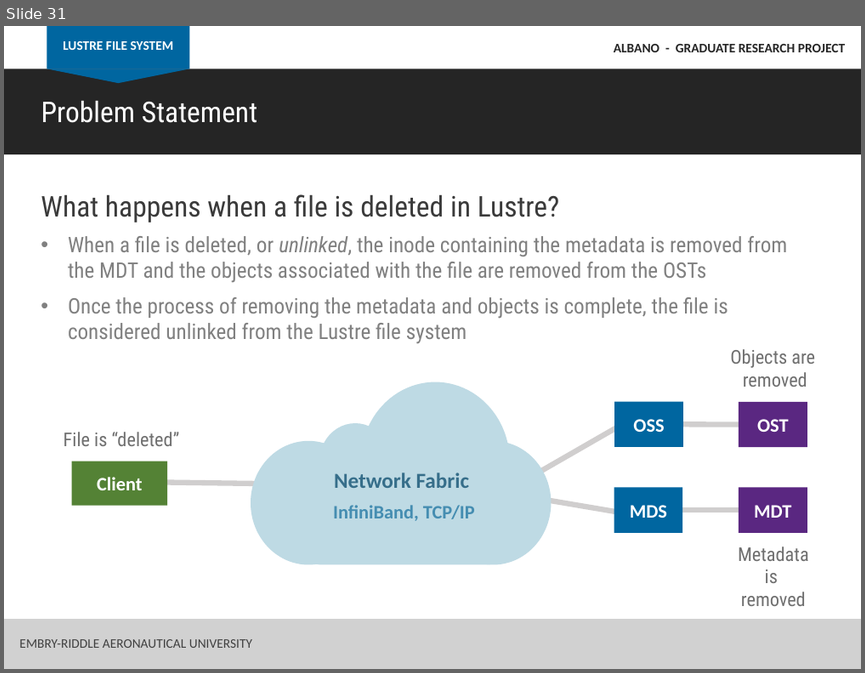
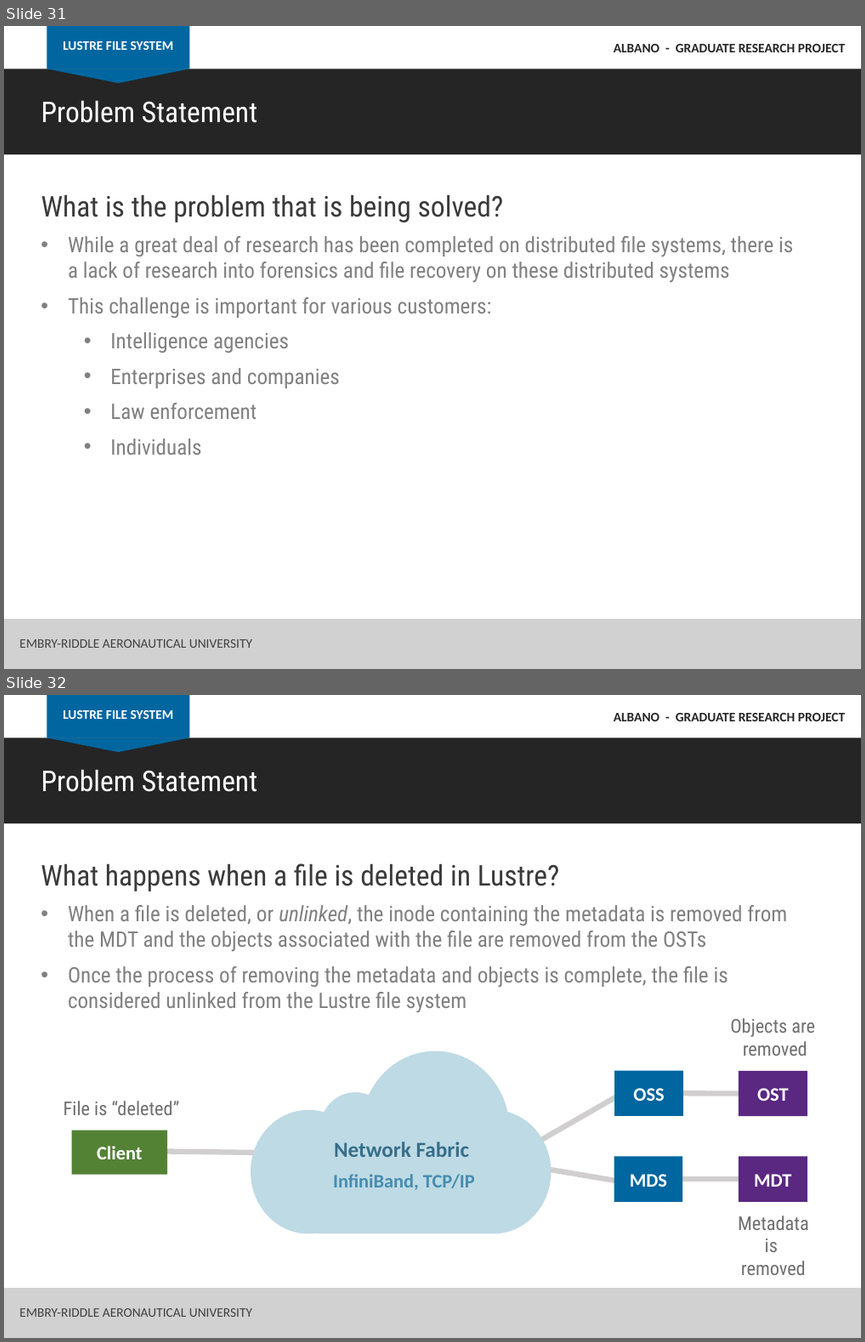
Before and after one commit to albanoj2/grp, a slide deck: docs/Albano_GRP_presentation.pptx. Shown one above the other, each under a label of ours: slide 31 before the commit, slides 31 and 32 after it. The pictures are 865x673 and 865x1342 pixels, drawn with LibreOffice and Linux fonts; fonts in the diff are those of the drawing. Boxes give left, top, right and bottom in pixels: in the first picture for what was removed or moved away, otherwise in the second. Text is boxed around its words. In the diff, an @@ line names an element or a change of style, - is before the commit and + after.

Commit message:
Added PPT corrections suggested by Dr. Seker

```diff
--- a/docs/Albano_GRP_presentation.pptx
+++ b/docs/Albano_GRP_presentation.pptx
@@ slide 31 added at bbox=[4, 26, 861, 669], background #FFFFFF @@
@@ rectangle added at bbox=[46, 26, 190, 68], fill #0066A0 @@
@@ text added at bbox=[63, 41, 174, 50], 11 pt, text #FFFFFF, bold @@
+LUSTRE FILE SYSTEM
@@ text added at bbox=[613, 44, 845, 52], 11 pt, text #252525, bold @@
+ALBANO - GRADUATE RESEARCH PROJECT
@@ rectangle added at bbox=[4, 68, 861, 154], fill #252525 @@
@@ triangle added at bbox=[46, 68, 190, 84], fill #0066A0 @@
@@ text added at bbox=[41, 100, 257, 123], 24 pt, text #FFFFFF @@
+Problem Statement
@@ text added at bbox=[41, 194, 504, 222], 24 pt, text #3A3A3A @@
+What is the problem that is being solved?
@@ text added at bbox=[68, 236, 793, 454], 18 pt, text #808080 @@
+• While a great deal of research has been completed on distributed file systems, there is a lack of research into forensics and file recovery on these distributed systems
+• This challenge is important for various customers:
+  • Intelligence agencies
+  • Enterprises and companies
+  • Law enforcement
+  • Individuals
@@ rectangle added at bbox=[4, 619, 861, 669], fill #D1D1D1 @@
@@ text added at bbox=[19, 639, 252, 647], 11 pt, text #404040 @@
+EMBRY-RIDDLE AERONAUTICAL UNIVERSITY
@@ what was slide 31 is now slide 32 @@
```
